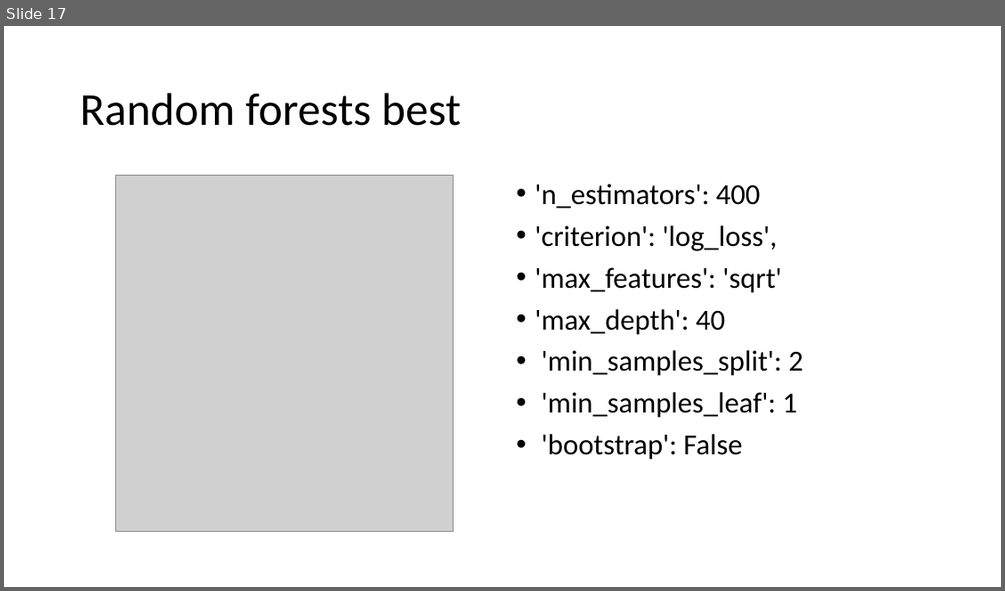
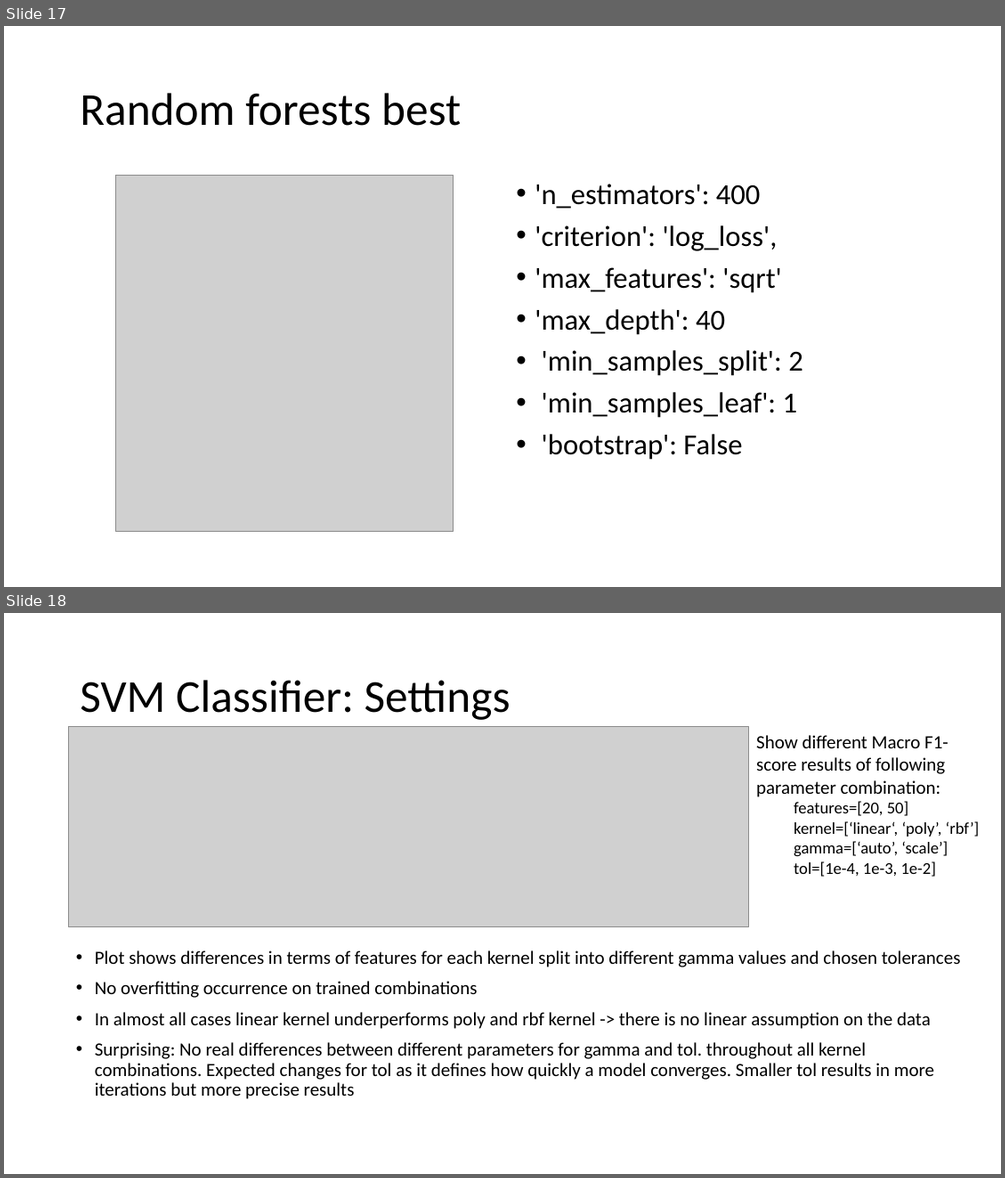
Before and after one commit to sandroassek/SS23_UE_MLPC, a slide deck: Task_3_1.pptx. Shown one above the other, each under a label of ours: slide 17 before the commit, slides 17 and 18 after it. The pictures are 1005x591 and 1005x1178 pixels, drawn with LibreOffice and Linux fonts; fonts in the diff are those of the drawing; grey boxes stand for pictures. Boxes give left, top, right and bottom in pixels: in the first picture for what was removed or moved away, otherwise in the second. Text is boxed around its words. In the diff, an @@ line names an element or a change of style, - is before the commit and + after.

```diff
--- a/Task_3_1.pptx
+++ b/Task_3_1.pptx
@@ slide 18 added at [4, 613, 1001, 1174], background #FFFFFF @@
@@ title added at [80, 680, 510, 720], 44 pt, text #000000 @@
+SVM Classifier: Settings
@@ picture added at [68, 727, 749, 927] @@
@@ text added at [756, 735, 979, 876], 16 pt, text #000000 @@
+Show different Macro F1-score results of following parameter combination:
+  features=[20, 50]
+  kernel=[‘linear‘, ‘poly’, ‘rbf’]
+  gamma=[‘auto’, ‘scale’]
+  tol=[1e-4, 1e-3, 1e-2]
@@ text added at [95, 950, 961, 1099], 18 pt, text #000000 @@
+• Plot shows differences in terms of features for each kernel split into different gamma values and chosen tolerances
+• No overfitting occurrence on trained combinations
+• In almost all cases linear kernel underperforms poly and rbf kernel -> there is no linear assumption on the data
+• Surprising: No real differences between different parameters for gamma and tol. throughout all kernel combinations. Expected changes for tol as it defines how quickly a model converges. Smaller tol results in more iterations but more precise results
```
Also in this commit, not shown: 1 slide changed, 1 other slide added.
